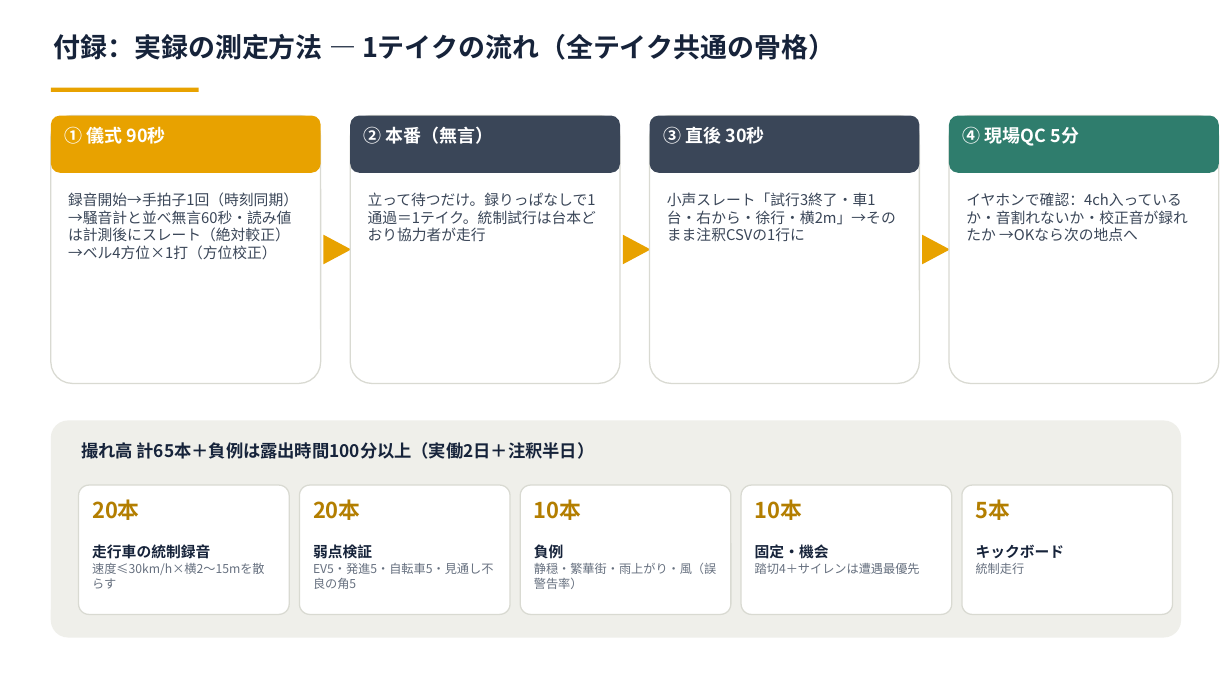
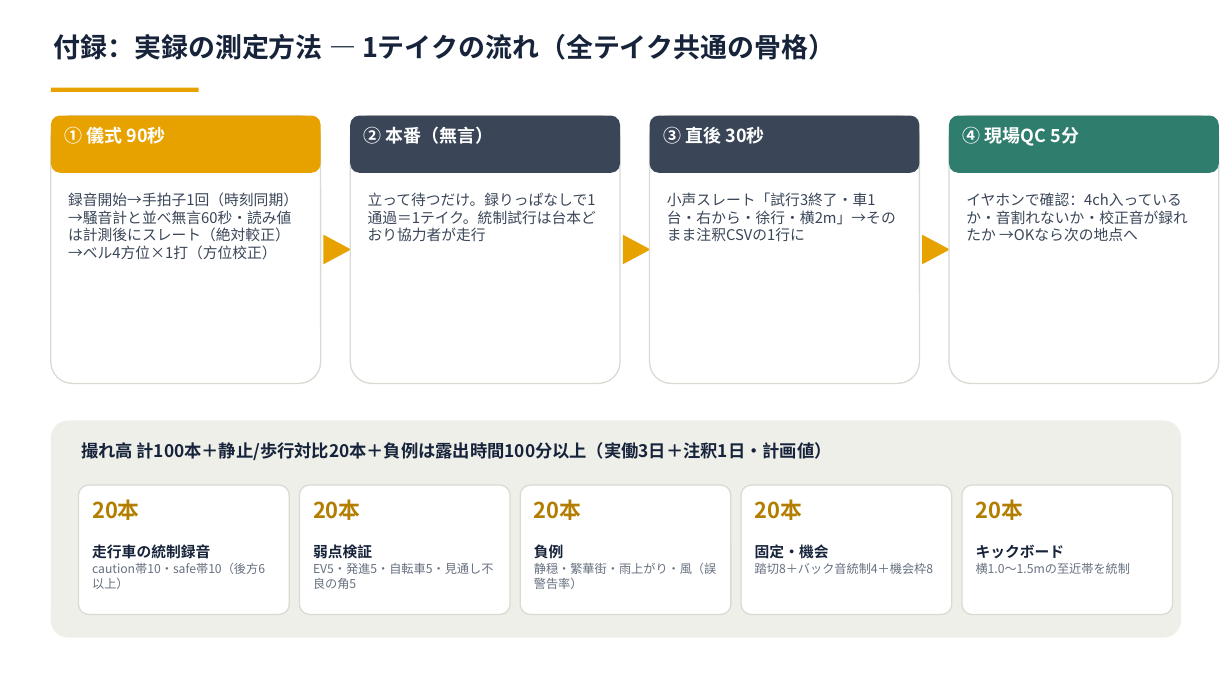
Before and after one commit to Noosdoo/outdoor-seld-sim, a slide deck: slide 1 of md/seminar/図_付録QA用_2026-08-13.pptx. Drawn at 1232x693 pixels with LibreOffice and Linux fonts; fonts in the diff are those of the drawing. Boxes give left, top, right and bottom in pixels: in the first picture for what was removed or moved away, otherwise in the second. Text is boxed around its words. In the diff, an @@ line names an element or a change of style, - is before the commit and + after.

```diff
--- a/md/seminar/図_付録QA用_2026-08-13.pptx
+++ b/md/seminar/図_付録QA用_2026-08-13.pptx
@@ text at (81,442,832,460): text changed @@
-撮れ高 計65本＋負例は露出時間100分以上（実働2日＋注釈半日）
+撮れ高 計100本＋静止/歩行対比20本＋負例は露出時間100分以上（実働3日＋注釈1日・計画値）
@@ text at (534,499,582,520): text changed @@
-10本
+20本
@@ text at (755,499,803,520): text changed @@
-10本
+20本
@@ text at (976,499,1024,520): text changed @@
-5本
+20本
@@ text at (92,563,265,574): text changed @@
-速度≤30km/h×横2〜15mを散らす
+caution帯10・safe帯10（後方6以上）
@@ text at (755,563,933,574): text changed @@
-踏切4＋サイレンは遭遇最優先
+踏切8＋バック音統制4＋機会枠8
@@ text at (976,563,1130,574): text changed @@
-統制走行
+横1.0〜1.5mの至近帯を統制
```
Also in this commit, not shown: 16 other files.
